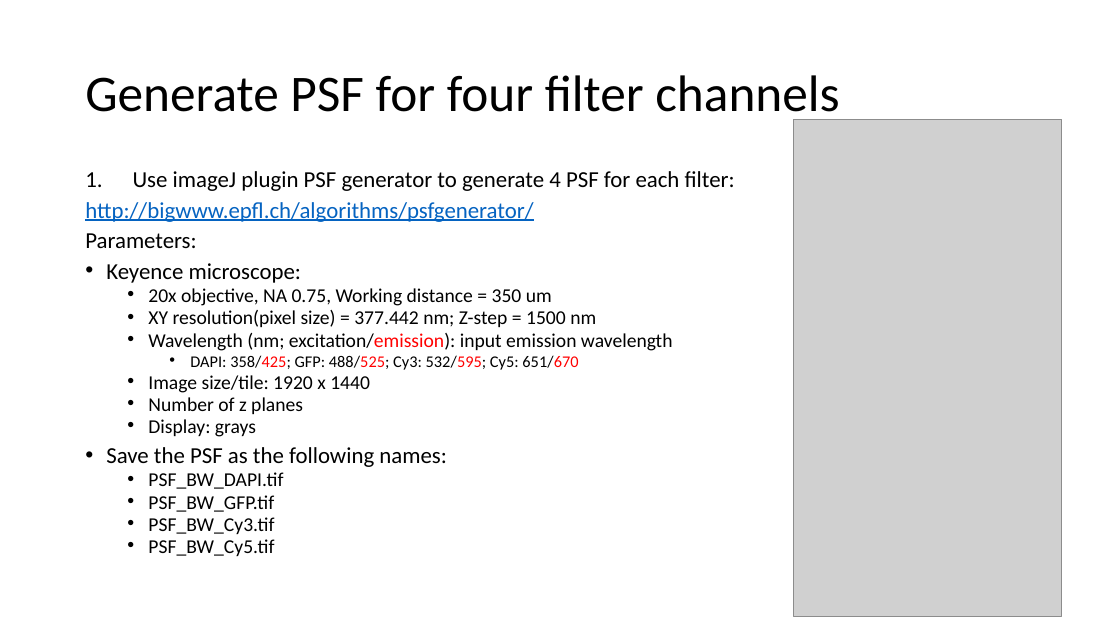
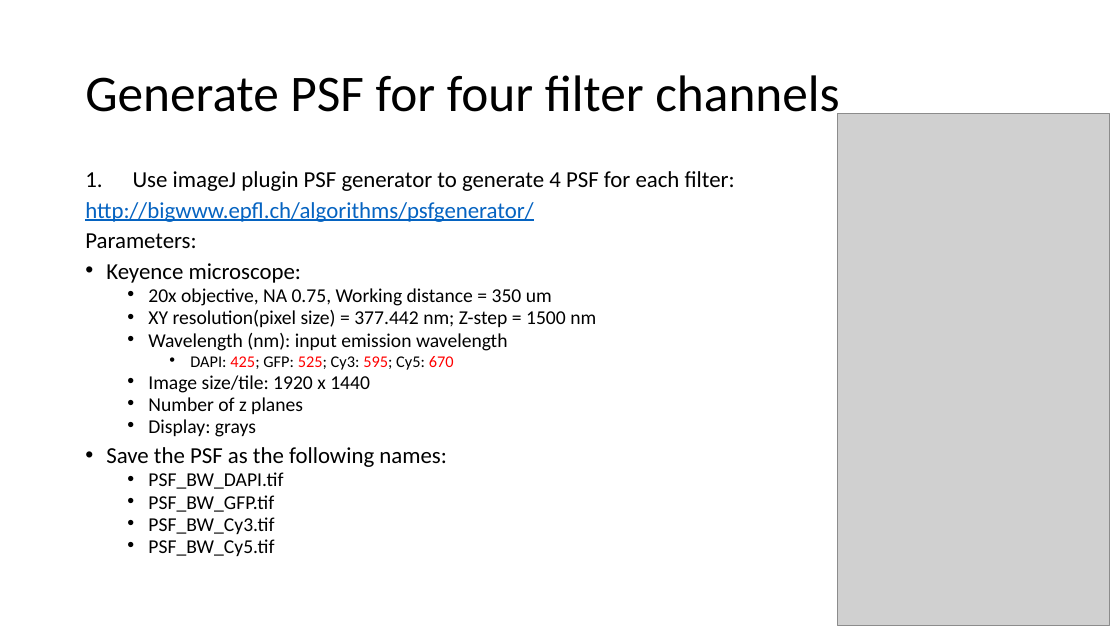
Before and after one commit to nolanlab/RAPID, a slide deck: slide 2 of Steps to create PSF.pptx. Drawn at 1120x630 pixels with LibreOffice and Linux fonts; fonts in the diff are those of the drawing; grey boxes stand for pictures. Boxes give left, top, right and bottom in pixels: in the first picture for what was removed or moved away, otherwise in the second. Text is boxed around its words. In the diff, an @@ line names an element or a change of style, - is before the commit and + after.

```diff
--- a/Steps to create PSF.pptx
+++ b/Steps to create PSF.pptx
@@ picture: place and size @@
-picture at box(793, 119, 1062, 617)
+picture at box(838, 113, 1110, 626)
@@ text at box(148, 333, 508, 370): text changed @@
-  • Wavelength (nm; excitation/emission): input emission wavelength
-    • DAPI: 358/425; GFP: 488/525; Cy3: 532/595; Cy5: 651/670
+  • Wavelength (nm): input emission wavelength
+    • DAPI: 425; GFP: 525; Cy3: 595; Cy5: 670
```
Also in this commit, not shown: 1 other slide changed.
